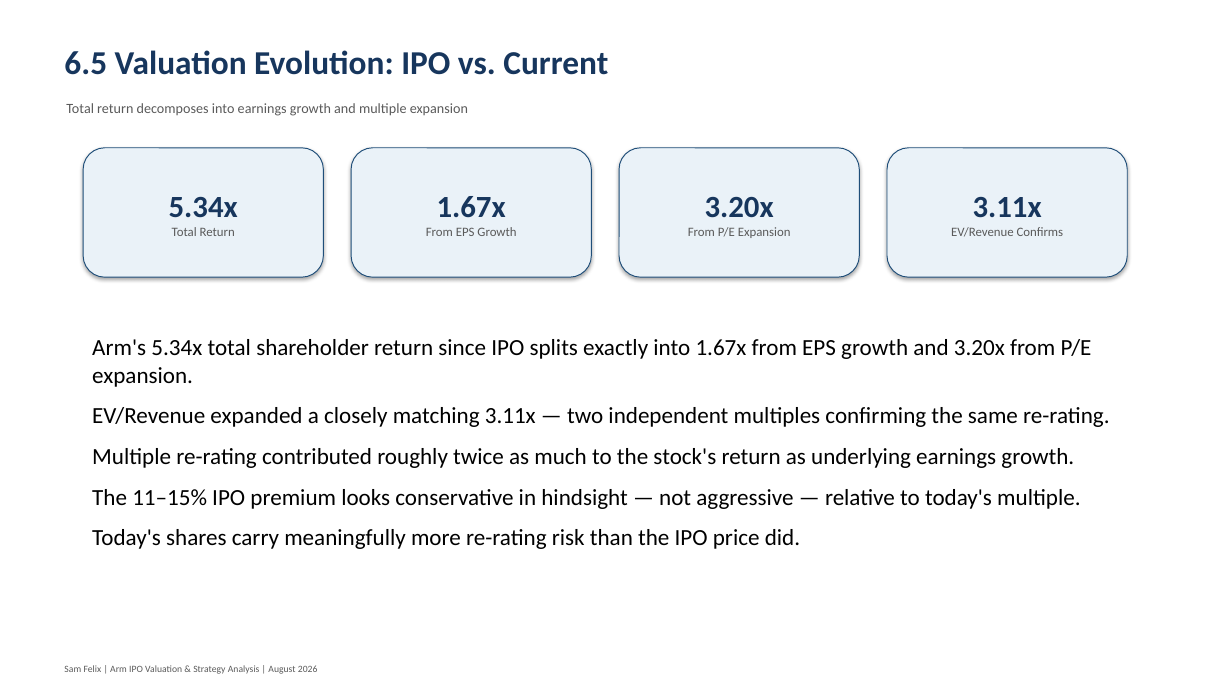
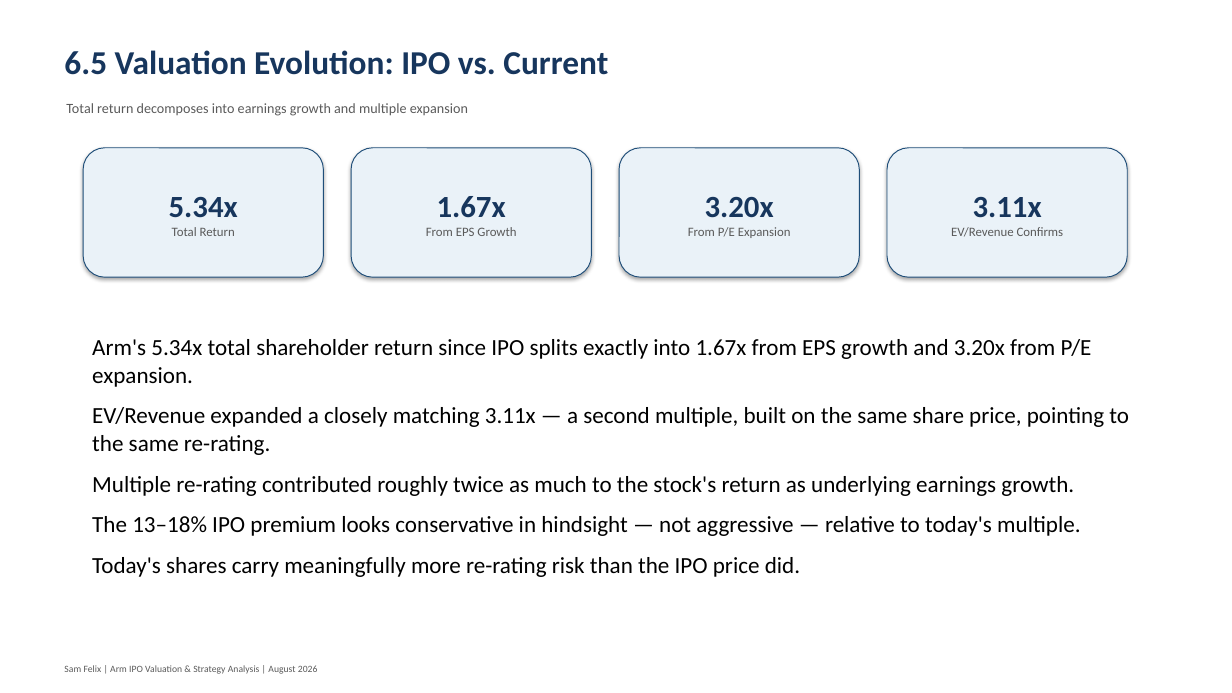
Before and after one commit to 2samfelix/arm-ipo-valuation-strategy-analysis, a slide deck: slide 7 of Arm_IPO_Valuation_Strategy_Deck (1).pptx. Drawn at 1232x693 pixels with LibreOffice and Linux fonts; fonts in the diff are those of the drawing. Boxes give left, top, right and bottom in pixels: in the first picture for what was removed or moved away, otherwise in the second. Text is boxed around its words. In the diff, an @@ line names an element or a change of style, - is before the commit and + after.

```diff
--- a/Arm_IPO_Valuation_Strategy_Deck (1).pptx
+++ b/Arm_IPO_Valuation_Strategy_Deck (1).pptx
@@ text at [92, 407, 1129, 455]: text changed @@
-EV/Revenue expanded a closely matching 3.11x — two independent multiples confirming the same re-rating.
+EV/Revenue expanded a closely matching 3.11x — a second multiple, built on the same share price, pointing to the same re-rating.
@@ text at [92, 516, 1080, 536]: text changed @@
-The 11–15% IPO premium looks conservative in hindsight — not aggressive — relative to today's multiple.
+The 13–18% IPO premium looks conservative in hindsight — not aggressive — relative to today's multiple.
```
Also in this commit, not shown: 2 other slides changed, 3 other files.
